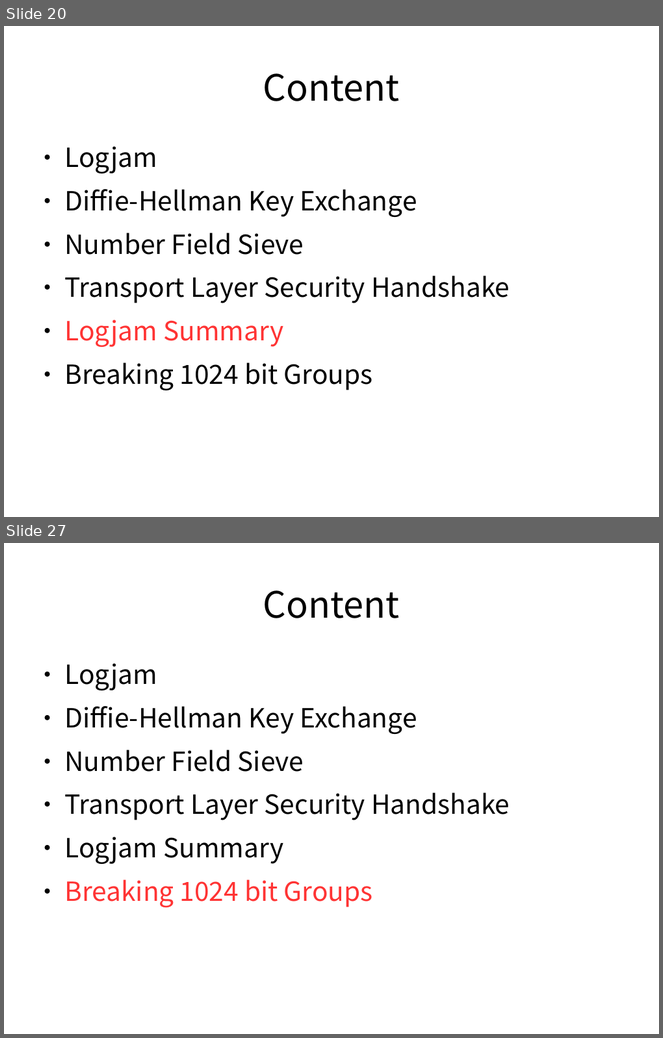
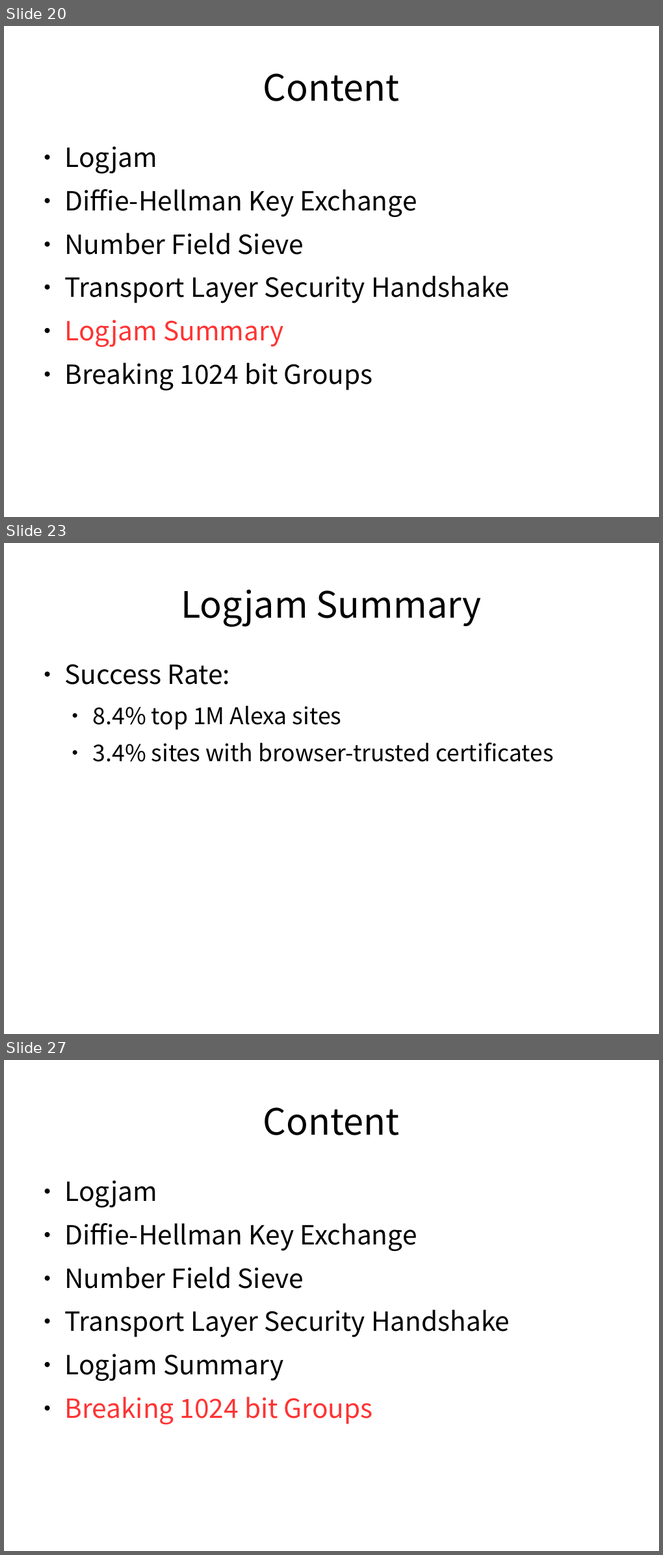
Before and after one commit to liyangwu/Hauptseminar_SS17_LogjamAttack, a slide deck: Präsentation/logjam.odp. Shown one above the other, each under a label of ours: slides 20 and 27 before the commit, slides 20, 23 and 27 after it; the slides between them are not shown. The pictures are 663x1038 and 663x1555 pixels, drawn with LibreOffice and Linux fonts; fonts in the diff are those of the drawing. Boxes give left, top, right and bottom in pixels: in the first picture for what was removed or moved away, otherwise in the second. Text is boxed around its words. In the diff, an @@ line names an element or a change of style, - is before the commit and + after.

```diff
--- a/Präsentation/logjam.odp
+++ b/Präsentation/logjam.odp
@@ slide 23 added at [4,543,659,1034], background #FFFFFF @@
@@ title added at [181,589,482,627], 44 pt, text #000000 @@
+Logjam Summary
@@ text added at [65,664,554,762], 28 pt, text #000000 @@
+● Success Rate:
+  ● 8.4% top 1M Alexa sites
+  ● 3.4% sites with browser-trusted certificates
```
Also in this commit, not shown: 3 slides changed, 1 slide removed, 2 other files.
